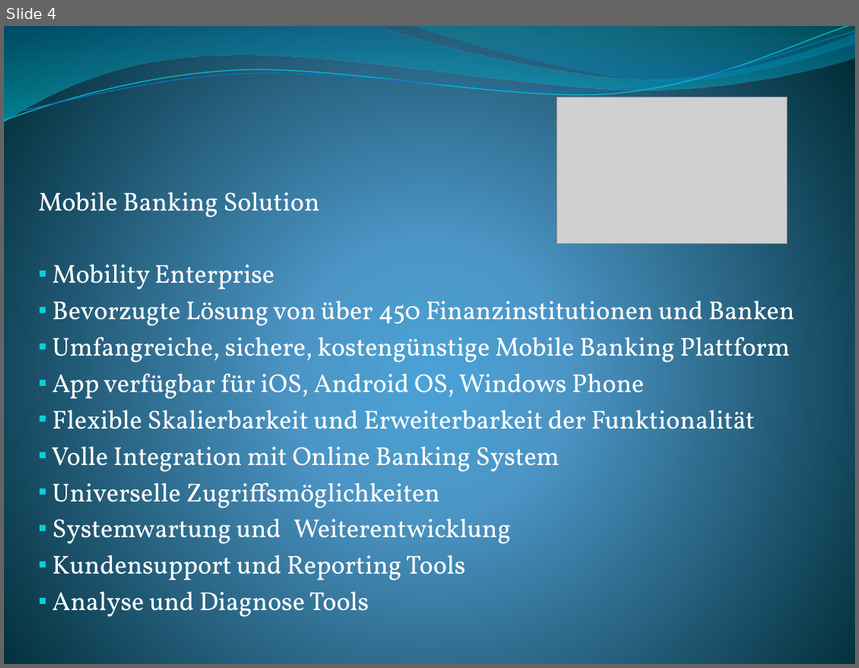
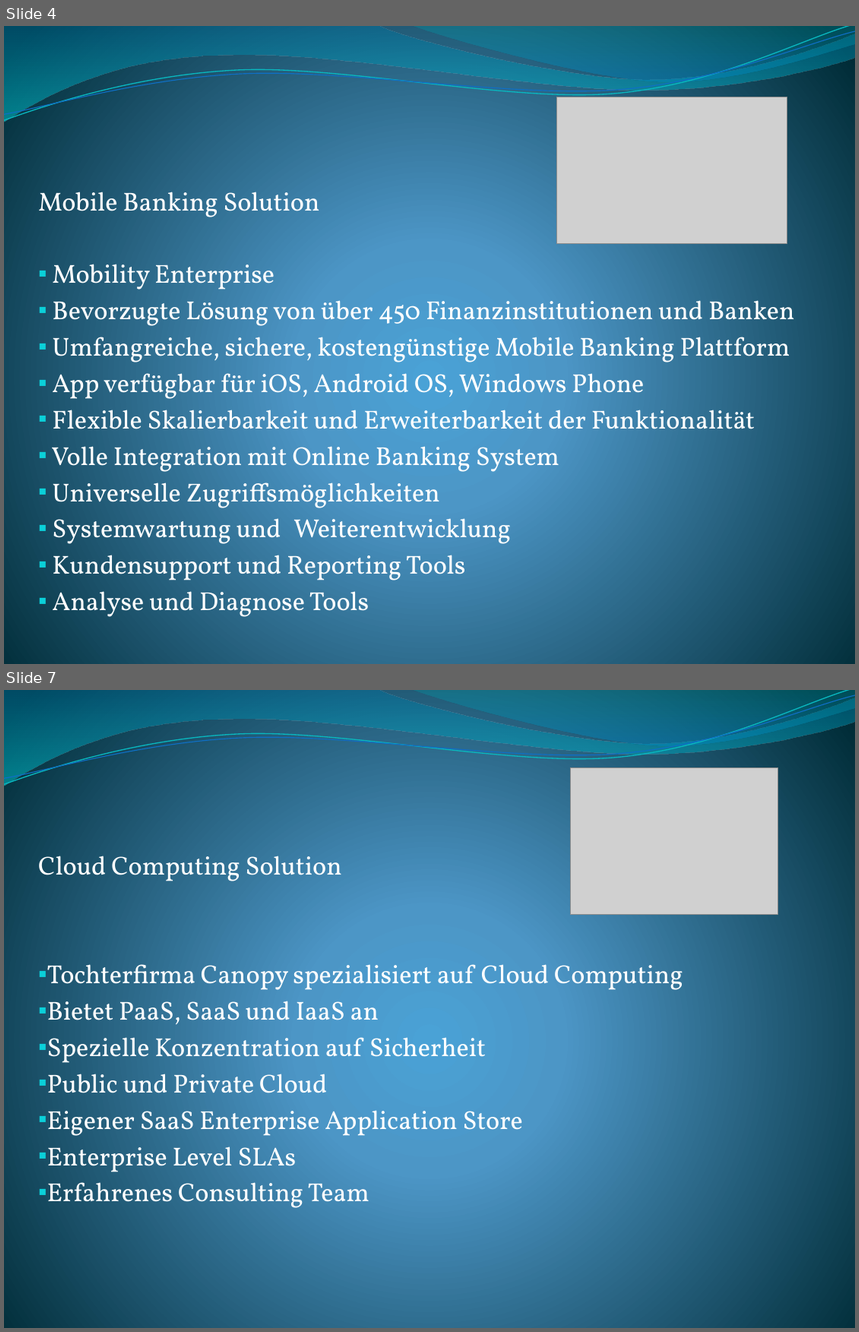
Before and after one commit to ChristophPrybila/it-strategy, a slide deck: UE2/Anbieterprofile.pptx. Shown one above the other, each under a label of ours: slide 4 before the commit, slides 4 and 7 after it; the slides between them are not shown. The pictures are 859x668 and 859x1332 pixels, drawn with LibreOffice and Linux fonts; fonts in the diff are those of the drawing; grey boxes stand for pictures. Boxes give left, top, right and bottom in pixels: in the first picture for what was removed or moved away, otherwise in the second. Text is boxed around its words. In the diff, an @@ line names an element or a change of style, - is before the commit and + after.

```diff
--- a/UE2/Anbieterprofile.pptx
+++ b/UE2/Anbieterprofile.pptx
@@ slide 7 added at [4, 690, 855, 1328], background gradient #4AA0D6 to #4C98C7 to #002C38; not listed: 4 template elements that a slide beside it also shows @@
@@ picture added at [570, 768, 778, 916] @@
@@ text added at [38, 856, 683, 1208], 22 pt, text #FFFFFF @@
+Cloud Computing Solution
+▪ Tochterfirma Canopy spezialisiert auf Cloud Computing
+▪ Bietet PaaS, SaaS und IaaS an
+▪ Spezielle Konzentration auf Sicherheit
+▪ Public und Private Cloud
+▪ Eigener SaaS Enterprise Application Store
+▪ Enterprise Level SLAs
+▪ Erfahrenes Consulting Team
```
Also in this commit, not shown: 3 slides changed, 3 other slides added, 2 other files.
